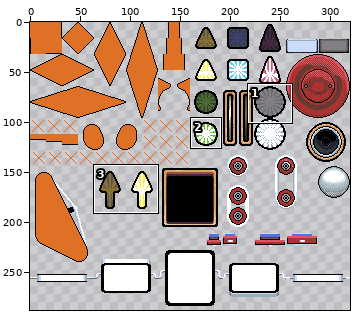
Two states of a sprite sheet, assets/aseprite/scratchPad.png. Above, an overview of the earlier version with the close-up marked.
Close-up. The starting point:
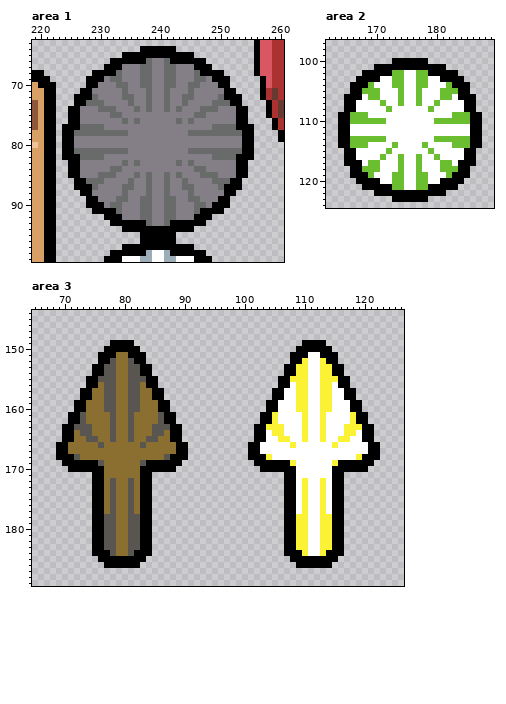
The file is 320x288 pixels. Shown: area 1: x 219..260, y 63..99; area 2: x 162..189, y 97..124; area 3: x 65..126, y 144..189. The commit also changed other parts of the picture, which this record leaves out.
The same view after the edit:
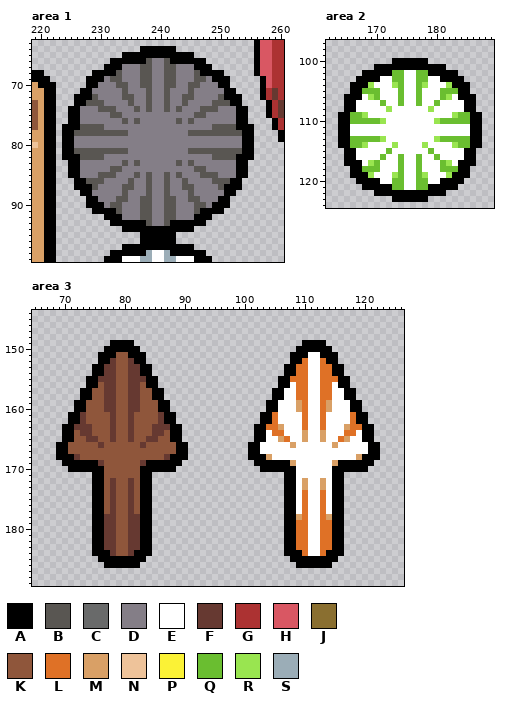
Palette (. is transparent): A #000000  B #595652  C #696a6a  D #847e87  E #ffffff  F #663931  G #ac3232  H #d95763  J #8a6f30  K #8f563b  L #df7126  M #d9a066  N #eec39a  P #fbf236  Q #6abe30  R #99e550  S #9badb7
Change:
Changed rows in their new state; - is an unchanged pixel.
Area 1:
first column x 226:
 66 ------------B--B------------
 67 -----------BB--BB-----------
 68 -------B---BB--BB---B-------
 69 ------BB---BB--BB---BB------
 70 -------BB--BB--BB--BB-------
 71 --------B---B--B---B--------
 72 ---B----BB--B--B--BB----B---
 73 --BBB----B--B--B--B----BBB--
 74 ----BBB---B-B--B-B---BBB----
 75 ------BB------------BB------
 76 --------B-B------B-B--------
 77 -BBBB------------------BBBB-
 78 BBBBBBBBB----------BBBBBBBBB
 81 BBBBBBBBB----------BBBBBBBBB
 82 -BBBB------------------BBBB-
 83 --------B-B------B-B--------
 84 ------BB------------BB------
 85 ----BBB---B-B--B-B---BBB----
 86 --BBB----B--B--B--B----BBB--
 87 ---B----BB--B--B--BB----B---
 88 --------B---B--B---B--------
 89 -------BB--BB--BB--BB-------
 90 ------BB---BB--BB---BB------
 91 -------B---BB--BB---B-------
 92 -----------BB--BB-----------
 93 ------------B--B------------
Area 2:
first column x 168:
104 -R---R----R---R-
106 -R------------R-
108 ----R------R----
109 R--------------R
110 ---R--------R---
113 ---R--------R---
114 R----R----R----R
117 -R------------R-
119 -R---R----R---R-
Area 3:
first column x 71:
151 --------KK---------------------------------------
152 -------FKKF----------------------------L--L------
153 ------FFKKFF--------------------------LL--LL-----
154 ------FFKKFF--------------------------LL--LL-----
155 -----FFFKKFFF------------------------LLL--LLL----
156 -----KFFKKFFK-------------------------LL--LL-----
157 ----KKFFKKFFKK------------------------LL--LL-----
158 ----KKFFKKFFKK------------------------LL--LL-----
159 ---KKKFFKKFFKKK-----------------------ML--LM-----
160 ---KKKFFKKFFKKK-----------------------ML--LM-----
161 --FKKKKFKKFKKKKF------------------L----L--L----L-
162 --FKKKKFKKFKKKKF------------------L----L--L----L-
163 -FFFKKKFKKFKKKFFF----------------LLM---L--L---MLL
164 -KFFKKKFKKFKKKFFK-----------------LL---M--M---LL-
165 -KKFFKKFKKFKKFFKK------------------ML--M--M--LM--
166 KKKKKFKKKKKKFKKKKK-------------------M------M----
167 KKKKKKKKKKKKKKKKKK-------------------------------
168 -FKKKKKKKKKKKKKKF----------------M--------------M
169 -----FKKKKKKF------------------------M------M----
170 ------KKKKKK-------------------------------------
171 ------KKKKKK-------------------------------------
172 ------KFKKFK---------------------------M--M------
173 ------KFKKFK---------------------------M--M------
174 ------KFKKFK---------------------------L--L------
175 ------KFKKFK---------------------------L--L------
176 ------KFKKFK---------------------------L--L------
177 ------KFKKFK---------------------------L--L------
178 ------FFKKFF--------------------------ML--LM-----
179 ------FFKKFF--------------------------LL--LL-----
180 ------FFKKFF--------------------------LL--LL-----
181 ------FFKKFF--------------------------LL--LL-----
182 ------FFKKFF--------------------------LL--LL-----
183 ------FFKKFF--------------------------LL--LL-----
184 -------FKKF----------------------------L--L------
Changed places in both close-ups, as pixel boxes (x1, y1, x2, y2):
changed: (74, 58, 242, 226)
changed: (362, 82, 398, 178)
changed: (422, 82, 458, 178)
changed: (68, 352, 176, 556)
changed: (266, 358, 362, 556)
